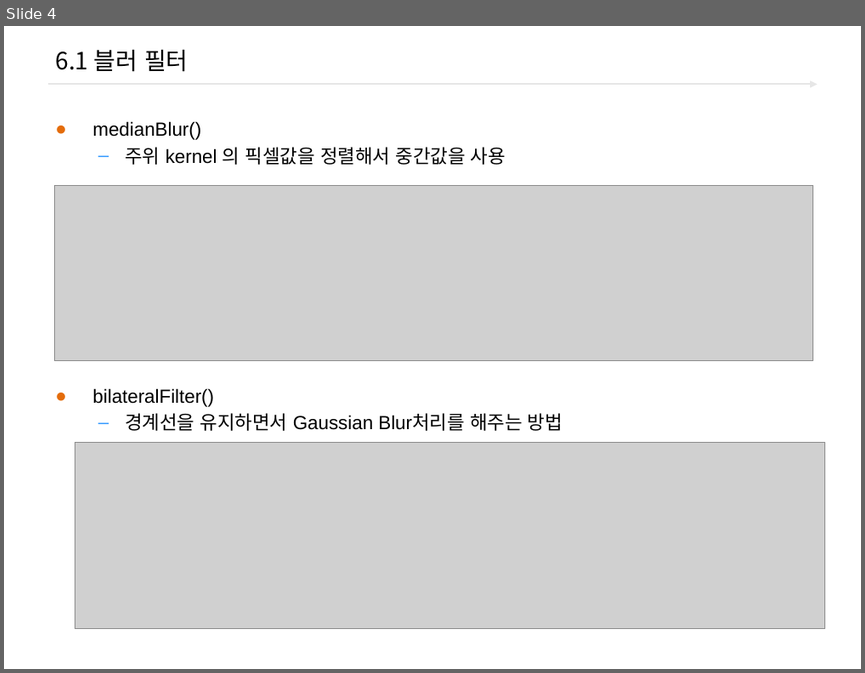
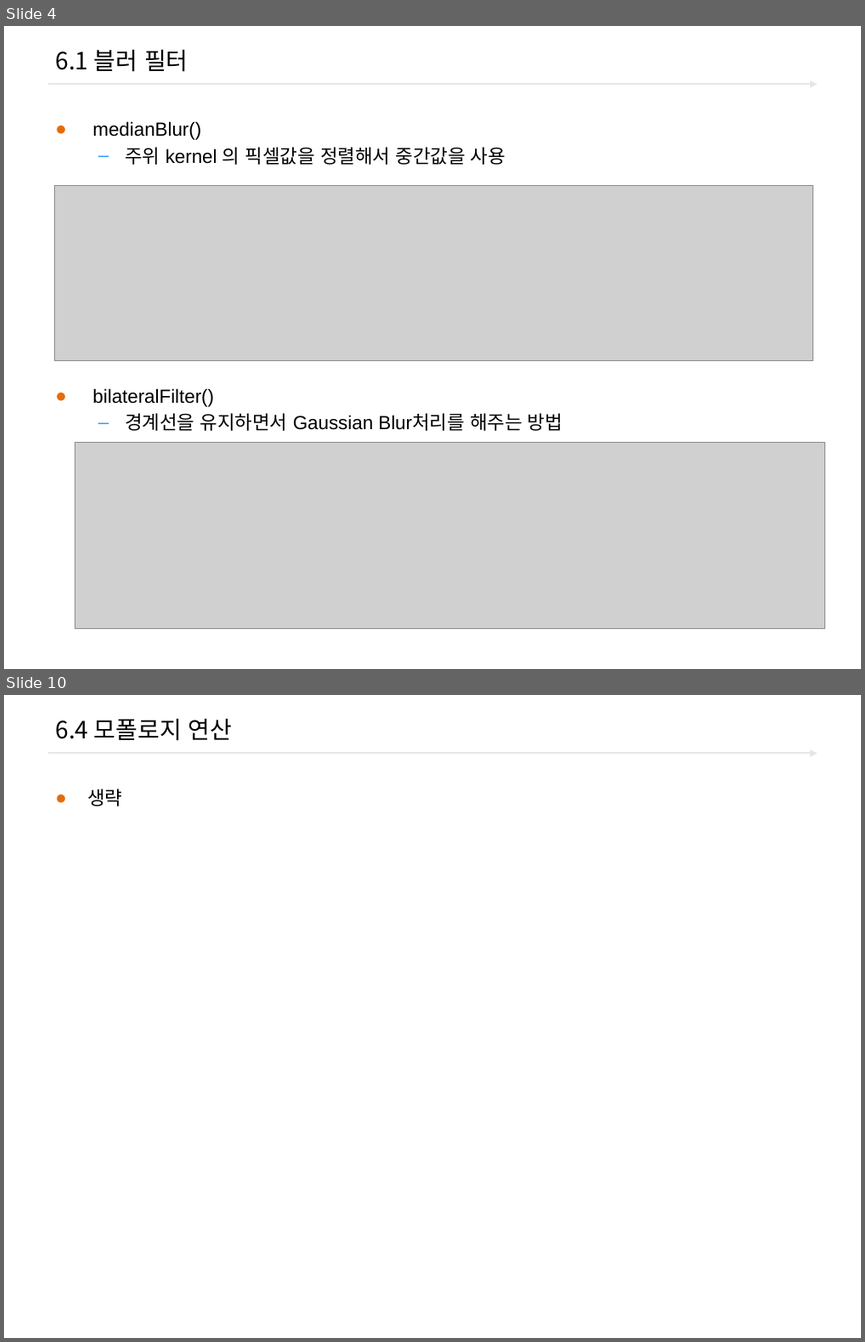
Before and after one commit to freshmea/ict_robot_dajung, a slide deck: pdf_ppt/2.OpenCV/Open_cv_06_필터링.pptx. Shown one above the other, each under a label of ours: slide 4 before the commit, slides 4 and 10 after it; the slides between them are not shown. The pictures are 865x673 and 865x1342 pixels, drawn with LibreOffice and Linux fonts; fonts in the diff are those of the drawing; grey boxes stand for pictures; background and template pictures are left out. Boxes give left, top, right and bottom in pixels: in the first picture for what was removed or moved away, otherwise in the second. Text is boxed around its words. In the diff, an @@ line names an element or a change of style, - is before the commit and + after.

```diff
--- a/pdf_ppt/2.OpenCV/Open_cv_06_필터링.pptx
+++ b/pdf_ppt/2.OpenCV/Open_cv_06_필터링.pptx
@@ slide 10 added at [4, 695, 861, 1338], background #FFFFFF; not listed: 1 template element that a slide beside it also shows @@
@@ title added at [55, 718, 233, 741], 20 pt, text #000000 @@
+6.4 모폴로지 연산
@@ text added at [87, 789, 122, 806], 16 pt, text #000000 @@
+● 생략
```
Also in this commit, not shown: 6 other slides added, 1 other file.
